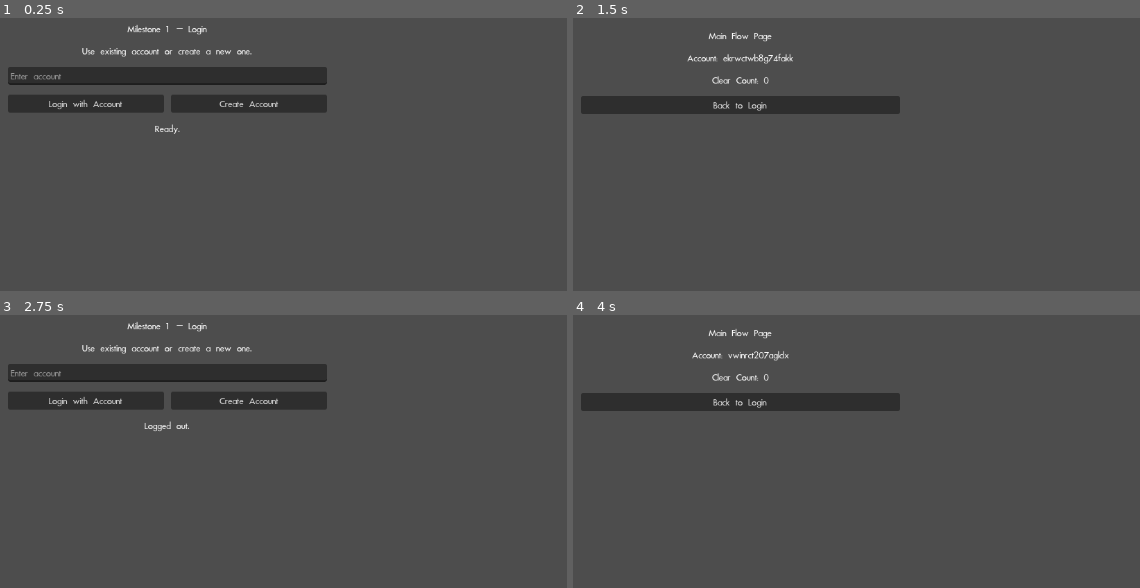
Above: before the commit, frames 1-4 (two rows, left to right).
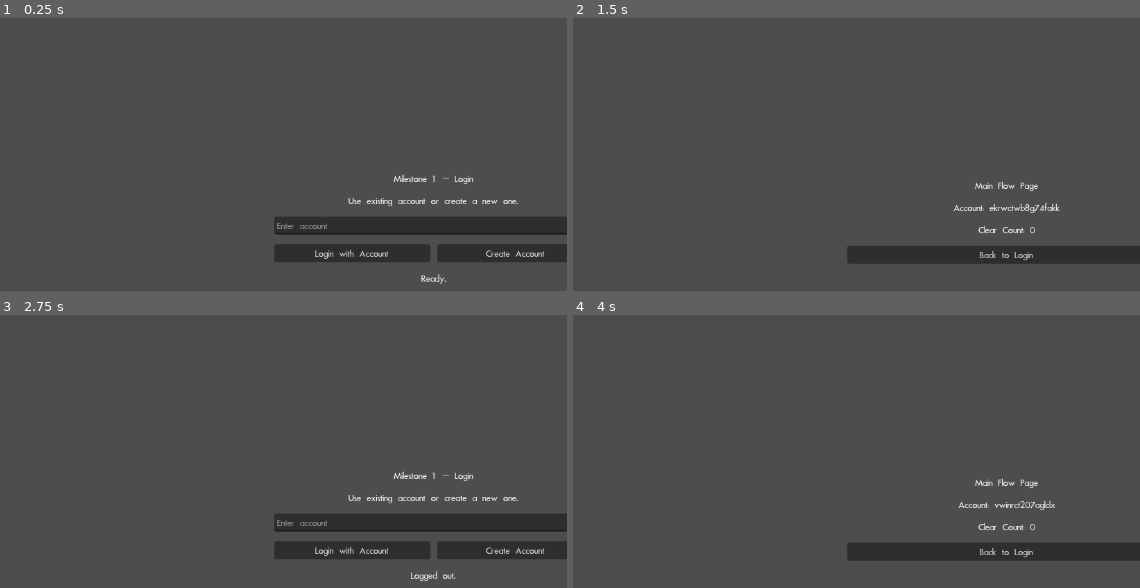
Above: after the commit, the same moments.

Repository: lwbiuchsjk/vibeTest
Game: Godot game, scene res://control.tscn
Two runs of this game, one before a commit and one after it. Both use one fixed random seed, a clock stepped at 60 frames per second and the inputs below.
Inputs:
- Up to frame 1 (0.25 s): no input
- Up to frame 2 (1.5 s): click "Login with Account" at 0.5 s; click "Create Account" at 1.25 s
- Up to frame 3 (2.75 s): click "Back to Login" at 2 s
- Up to frame 4 (4 s): click "Login with Account" at 2.75 s; click "Create Account" at 3.5 s

The runs differ from the first frame. In frame 1, 14% of the frame differs, in the area x 1-100%, y 2-98%; in frame 2, 8.0%; in frame 3, 15%; in frame 4, 7.9%.

Commit message:
读入知识库相关功能

Diff:
--- a/control.tscn
+++ b/control.tscn
@@ -11,6 +11,8 @@
 anchors_preset = 15
 anchor_right = 1.0
 anchor_bottom = 1.0
+offset_right = 768.0
+offset_bottom = 432.0
 grow_horizontal = 2
 grow_vertical = 2
 theme = SubResource("Theme_default")
Not shown, changed: .gitignore
Not shown, added: AGENTS.md
